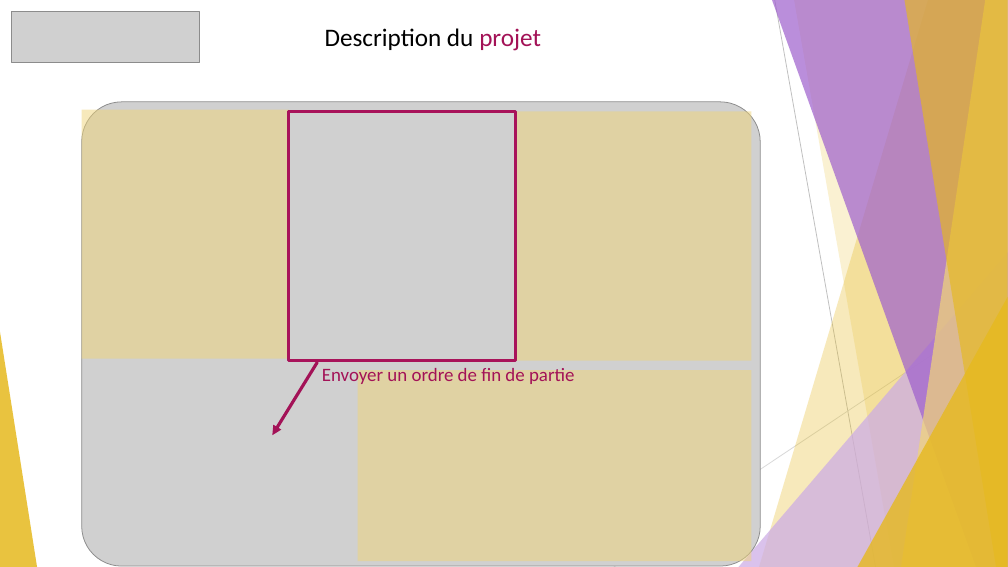
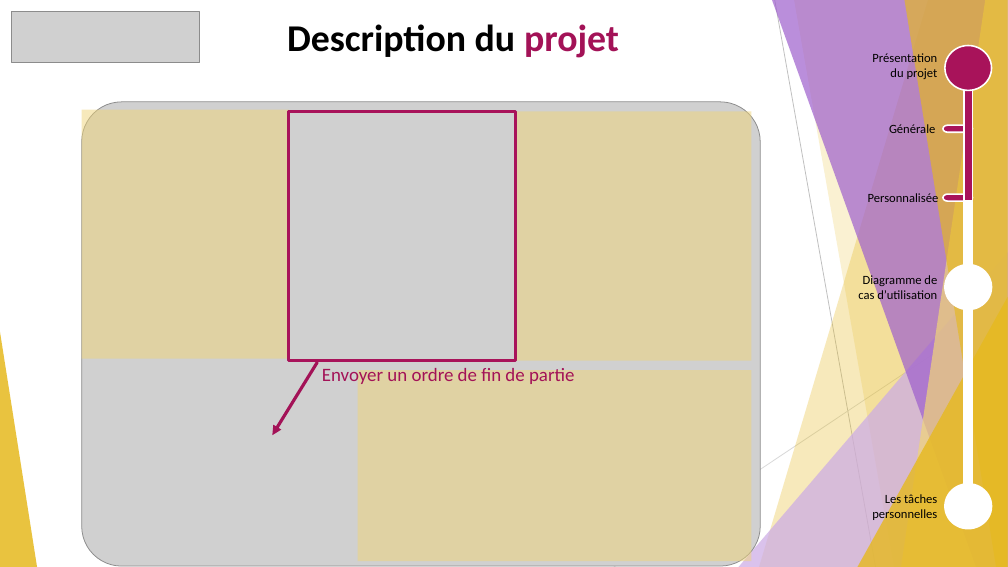
Before and after one commit to GuiguiMvn/Systeme-Escape-Game-Telethon, a slide deck: slide 4 of Guillaume/Documents/Revue 1 de projet étudiant 1 Escape Game Téléthon.pptx. Drawn at 1008x567 pixels with LibreOffice and Linux fonts; fonts in the diff are those of the drawing; grey boxes stand for pictures. Boxes give left, top, right and bottom in pixels: in the first picture for what was removed or moved away, otherwise in the second. Text is boxed around its words. In the diff, an @@ line names an element or a change of style, - is before the commit and + after.

```diff
--- a/Guillaume/Documents/Revue 1 de projet étudiant 1 Escape Game Téléthon.pptx
+++ b/Guillaume/Documents/Revue 1 de projet étudiant 1 Escape Game Téléthon.pptx
@@ text "Description du projet": place and size @@
-text "Description du projet" at (325, 28, 541, 51)
+text "Description du projet" at (287, 24, 619, 58)
@@ text "Description du projet" at (287, 24, 619, 58): size 24 to 36 pt, bold on; alignment left to centre @@
@@ text added at (872, 51, 938, 81), 12 pt, text #000000 @@
+Présentation du projet
@@ ellipse added at (945, 45, 992, 90), fill #A8135A, outline #FFFFFF 1.5 pt @@
@@ rectangle added at (964, 62, 972, 526), fill #FFFFFF, outline #FFFFFF 1.5 pt @@
@@ rectangle added at (964, 79, 972, 201), fill #A8135A, outline #FFFFFF 1.5 pt @@
@@ text added at (889, 123, 935, 137), 12 pt, text #000000 @@
+Générale
@@ pill shape added at (943, 126, 972, 132), fill #A8135A, outline #FFFFFF 1.5 pt @@
@@ text added at (868, 192, 939, 206), 12 pt, text #000000 @@
+Personnalisée
@@ pill shape added at (943, 194, 972, 201), fill #A8135A, outline #FFFFFF 1.5 pt @@
@@ ellipse added at (945, 265, 992, 309), fill #FFFFFF, outline #FFFFFF 1.5 pt @@
@@ text added at (858, 273, 937, 302), 12 pt, text #000000 @@
+Diagramme de cas d’utilisation
@@ text added at (872, 492, 937, 522), 12 pt, text #000000 @@
+Les tâches personnelles
@@ ellipse added at (945, 484, 992, 529), fill #FFFFFF, outline #FFFFFF 1.5 pt @@
```
Also in this commit, not shown: 1 other slide changed, 2 slides added, 1 slide removed, 1 other file.
